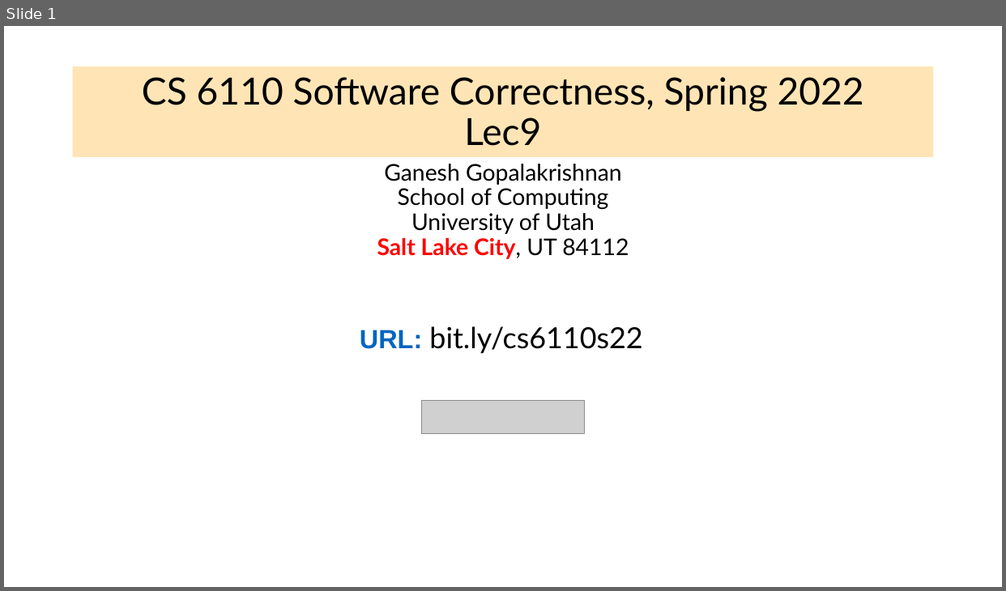
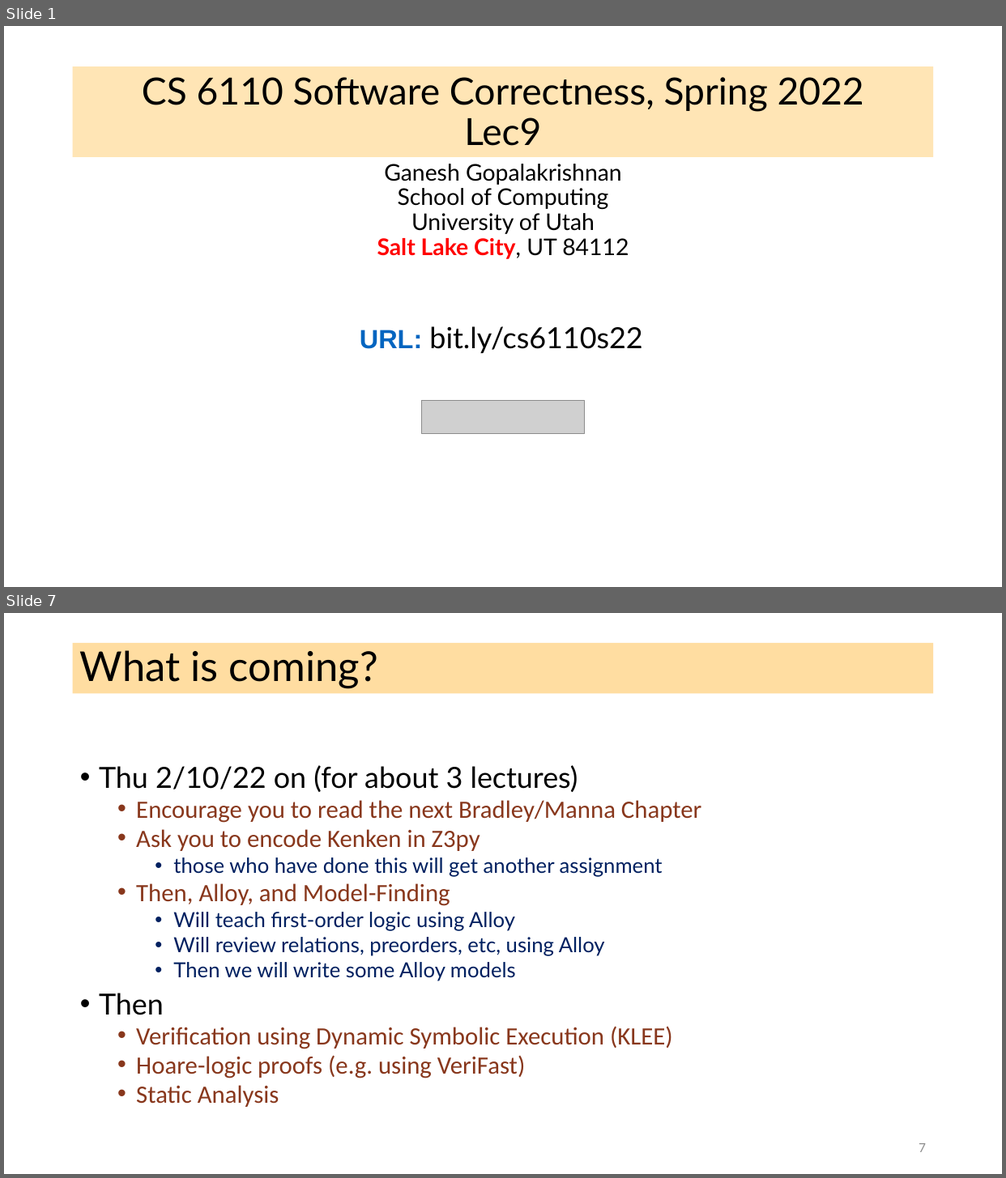
Before and after one commit to ganeshutah/cs6110s22, a slide deck: Lec9/Lec9.pptx. Shown one above the other, each under a label of ours: slide 1 before the commit, slides 1 and 7 after it; the slides between them are not shown. The pictures are 1006x591 and 1006x1178 pixels, drawn with LibreOffice and Linux fonts; fonts in the diff are those of the drawing; grey boxes stand for pictures. Boxes give left, top, right and bottom in pixels: in the first picture for what was removed or moved away, otherwise in the second. Text is boxed around its words. In the diff, an @@ line names an element or a change of style, - is before the commit and + after.

```diff
--- a/Lec9/Lec9.pptx
+++ b/Lec9/Lec9.pptx
@@ slide 7 added at bbox=[4, 613, 1002, 1174], background #FFFFFF @@
@@ title added at bbox=[73, 643, 934, 694], fill #FFBD47 at 51% opacity, 39.6 pt, text #000000 @@
+What is coming?
@@ text added at bbox=[99, 765, 701, 1107], 24 pt, text #88371D @@
+• Thu 2/10/22 on (for about 3 lectures)
+  • Encourage you to read the next Bradley/Manna Chapter
+  • Ask you to encode Kenken in Z3py
+    • those who have done this will get another assignment
+  • Then, Alloy, and Model-Finding
+    • Will teach first-order logic using Alloy
+    • Will review relations, preorders, etc, using Alloy
+    • Then we will write some Alloy models
+• Then
+  • Verification using Dynamic Symbolic Execution (KLEE)
+  • Hoare-logic proofs (e.g. using VeriFast)
+  • Static Analysis
@@ page number added at bbox=[918, 1144, 926, 1152], 12 pt, text #8C8C8C @@
+7
```
Also in this commit, not shown: 1 slide changed, 6 other slides added, 1 slide removed.
